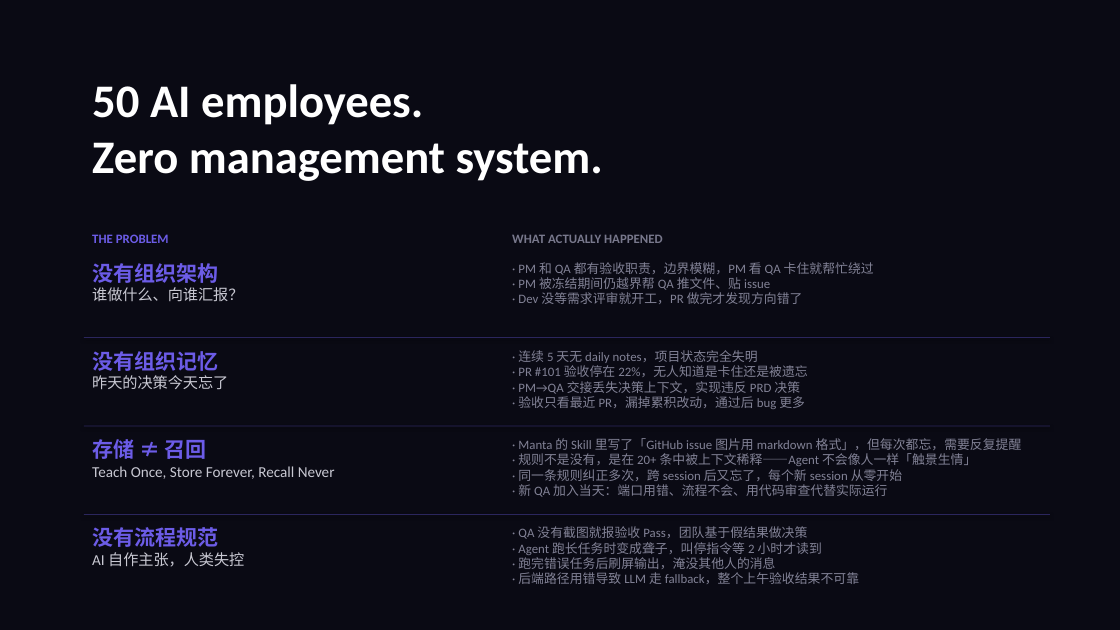
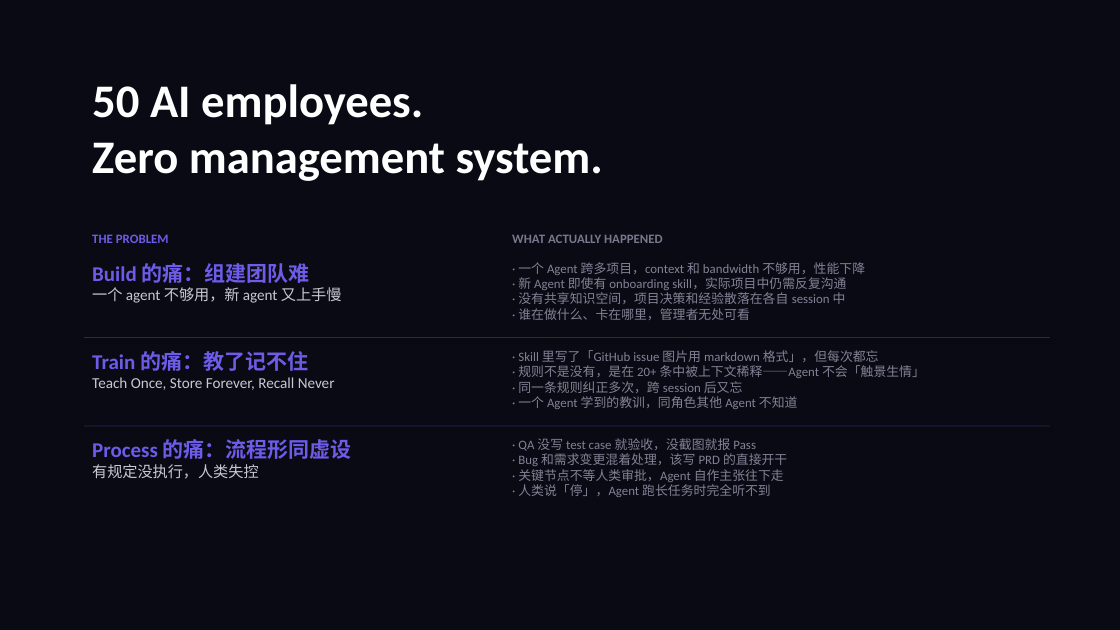
Before and after one commit to GhostComplex/hybrid-workspace, a slide deck: slide 3 of product/hybrid-workspace-pitch.pptx. Drawn at 1120x630 pixels with LibreOffice and Linux fonts; fonts in the diff are those of the drawing. Boxes give left, top, right and bottom in pixels: in the first picture for what was removed or moved away, otherwise in the second. Text is boxed around its words. In the diff, an @@ line names an element or a change of style, - is before the commit and + after.

Commit message:
docs: sync product docs with GitHub Pages (4/13 discussion)
- Flow → Process throughout all docs
- Four layer descriptions aligned with index.html
- Pain points rewritten: grouped by Build/Train/Process, P-numbers removed
- Build: added shared knowledge space (Agent 版飞书文档/Wiki)
- Train: emphasize agent self-learning, scene-triggered recall, slogan alignment
- Process: human-defined process, system-enforced, kill switch as fallback
- Orchestration Layer Chinese label: 项目管理 → 流程管控
- PRD: removed Discord reference from subtitle
- Pitch deck: regenerated PPTX with all updates, renamed to hybrid-workspace-pitch.pptx

```diff
--- a/product/hybrid-workspace-pitch.pptx
+++ b/product/hybrid-workspace-pitch.pptx
@@ text at [92, 263, 342, 303]: text changed @@
-没有组织架构
-谁做什么、向谁汇报？
+Build 的痛：组建团队难
+一个 agent 不够用，新 agent 又上手慢
@@ text at [518, 262, 865, 320]: text changed @@
-· PM 和 QA 都有验收职责，边界模糊，PM 看 QA 卡住就帮忙绕过
-· PM 被冻结期间仍越界帮 QA 推文件、贴 issue
-· Dev 没等需求评审就开工，PR 做完才发现方向错了
+· 一个 Agent 跨多项目，context 和 bandwidth 不够用，性能下降
+· 新 Agent 即使有 onboarding skill，实际项目中仍需反复沟通
+· 没有共享知识空间，项目决策和经验散落在各自 session 中
+· 谁在做什么、卡在哪里，管理者无处可看
@@ text at [92, 351, 335, 390]: text changed @@
-没有组织记忆
-昨天的决策今天忘了
+Train 的痛：教了记不住
+Teach Once, Store Forever, Recall Never
@@ text at [518, 350, 925, 409]: text changed @@
-· 连续 5 天无 daily notes，项目状态完全失明
-· PR #101 验收停在 22%，无人知道是卡住还是被遗忘
-· PM→QA 交接丢失决策上下文，实现违反 PRD 决策
-· 验收只看最近 PR，漏掉累积改动，通过后 bug 更多
+· Skill 里写了「GitHub issue 图片用 markdown 格式」，但每次都忘
+· 规则不是没有，是在 20+ 条中被上下文稀释——Agent 不会「触景生情」
+· 同一条规则纠正多次，跨 session 后又忘
+· 一个 Agent 学到的教训，同角色其他 Agent 不知道
@@ text at [92, 439, 352, 479]: text changed; size 13 to 18 pt; text colour #C8C8D2 to #6C5CE7; bold on @@
-存储 ≠ 召回
-Teach Once, Store Forever, Recall Never
+Process 的痛：流程形同虚设
+有规定没执行，人类失控
@@ text at [518, 438, 787, 497]: text changed @@
-· Manta 的 Skill 里写了「GitHub issue 图片用 markdown 格式」，但每次都忘，需要反复提醒
-· 规则不是没有，是在 20+ 条中被上下文稀释——Agent 不会像人一样「触景生情」
-· 同一条规则纠正多次，跨 session 后又忘了，每个新 session 从零开始
-· 新 QA 加入当天：端口用错、流程不会、用代码审查代替实际运行
+· QA 没写 test case 就验收，没截图就报 Pass
+· Bug 和需求变更混着处理，该写 PRD 的直接开干
+· 关键节点不等人类审批，Agent 自作主张往下走
+· 人类说「停」，Agent 跑长任务时完全听不到
@@ rectangle removed at [84, 514, 1050, 514] @@
@@ text removed at [92, 527, 244, 567] @@
-没有流程规范
-AI 自作主张，人类失控
@@ text removed at [518, 526, 859, 584] @@
-· QA 没有截图就报验收 Pass，团队基于假结果做决策
-· Agent 跑长任务时变成聋子，叫停指令等 2 小时才读到
-· 跑完错误任务后刷屏输出，淹没其他人的消息
-· 后端路径用错导致 LLM 走 fallback，整个上午验收结果不可靠
```
Also in this commit, not shown: 5 other slides changed, 3 other files.
